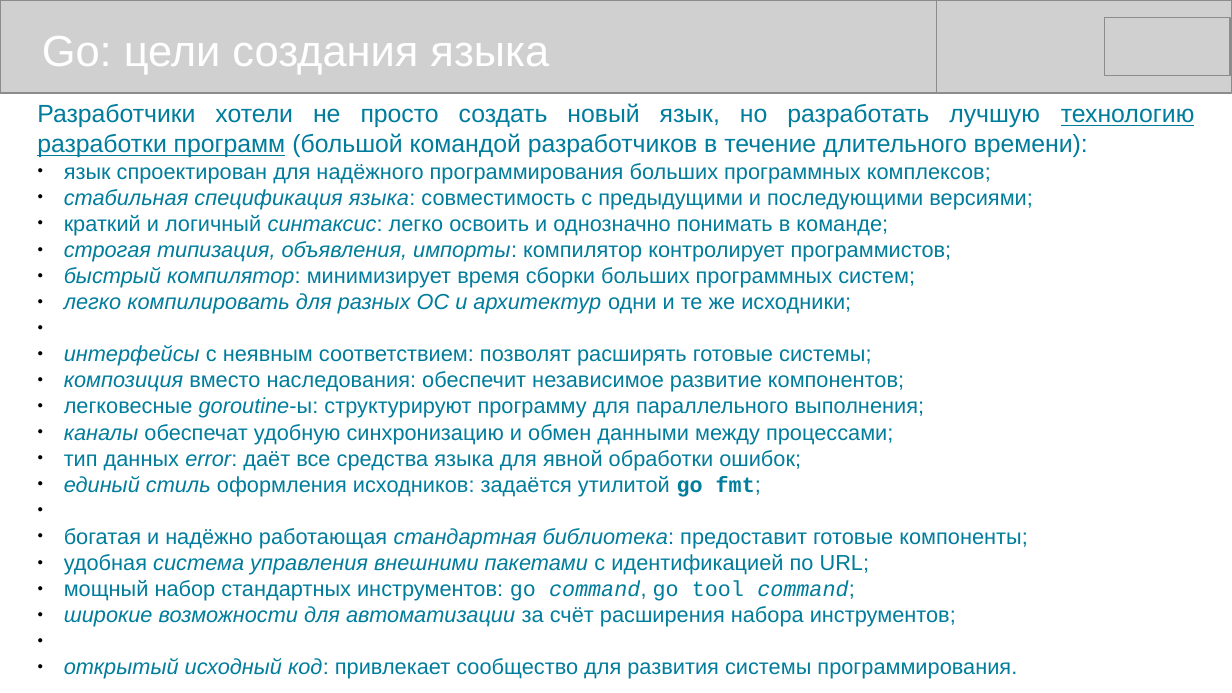
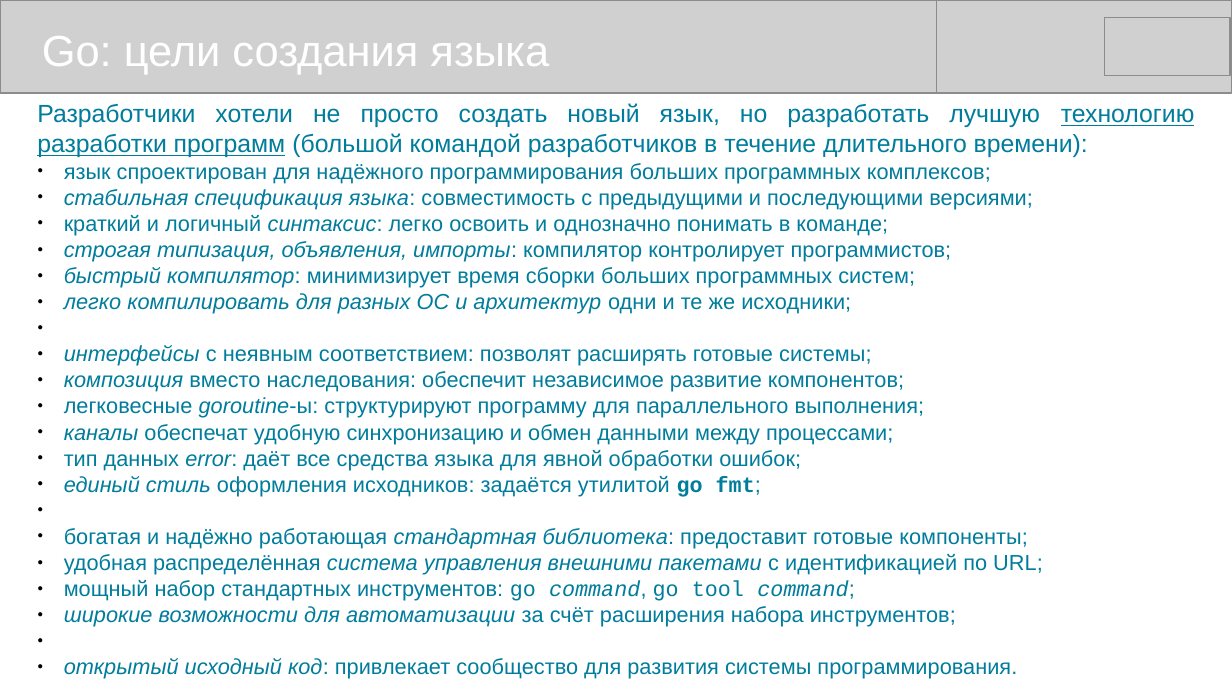
Before and after one commit to mike-shock/Go_language, a slide deck: slide 5 of Go_Review.odp. Drawn at 1232x693 pixels with LibreOffice and Linux fonts; fonts in the diff are those of the drawing; grey boxes stand for pictures. Boxes give left, top, right and bottom in pixels: in the first picture for what was removed or moved away, otherwise in the second. Text is boxed around its words. In the diff, an @@ line names an element or a change of style, - is before the commit and + after.

```diff
--- a/Go_Review.odp
+++ b/Go_Review.odp
@@ text at [64,554,1043,575]: text changed; italic off @@
-● удобная система управления внешними пакетами с идентификацией по URL;
+● удобная распределённая система управления внешними пакетами с идентификацией по URL;
```
Also in this commit, not shown: 11 other slides changed, 4 slides removed, 1 other file.
